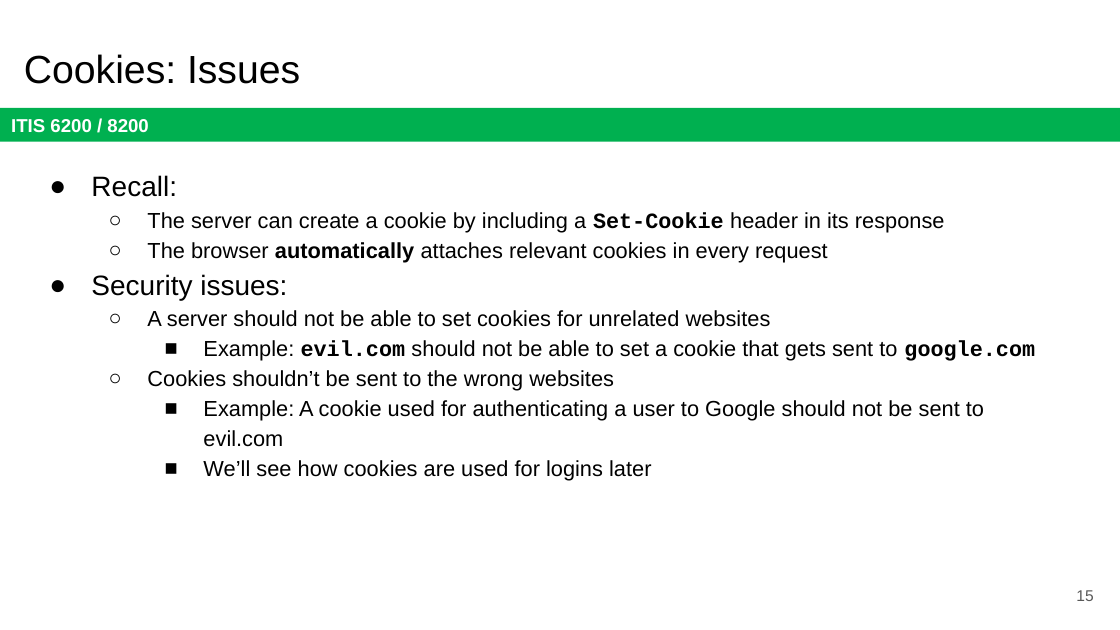
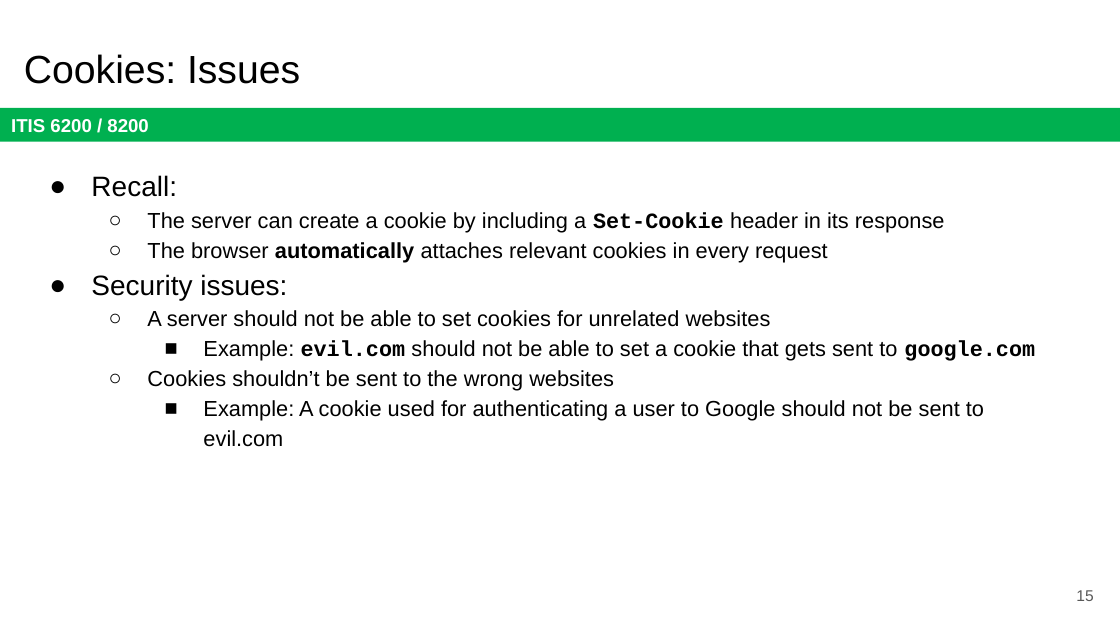
Before and after one commit to jx5c/github.io, a slide deck: slide 15 of teaching/ITIS6200/2023fa/lectures/lec11.pptx. Drawn at 1120x630 pixels with LibreOffice and Linux fonts; fonts in the diff are those of the drawing. Boxes give left, top, right and bottom in pixels: in the first picture for what was removed or moved away, otherwise in the second. Text is boxed around its words. In the diff, an @@ line names an element or a change of style, - is before the commit and + after.

```diff
--- a/teaching/ITIS6200/2023fa/lectures/lec11.pptx
+++ b/teaching/ITIS6200/2023fa/lectures/lec11.pptx
@@ text at <box>203,460,651,481</box>: paragraph removed @@
-    ■ We’ll see how cookies are used for logins later
```
Also in this commit, not shown: 18 other slides changed.
